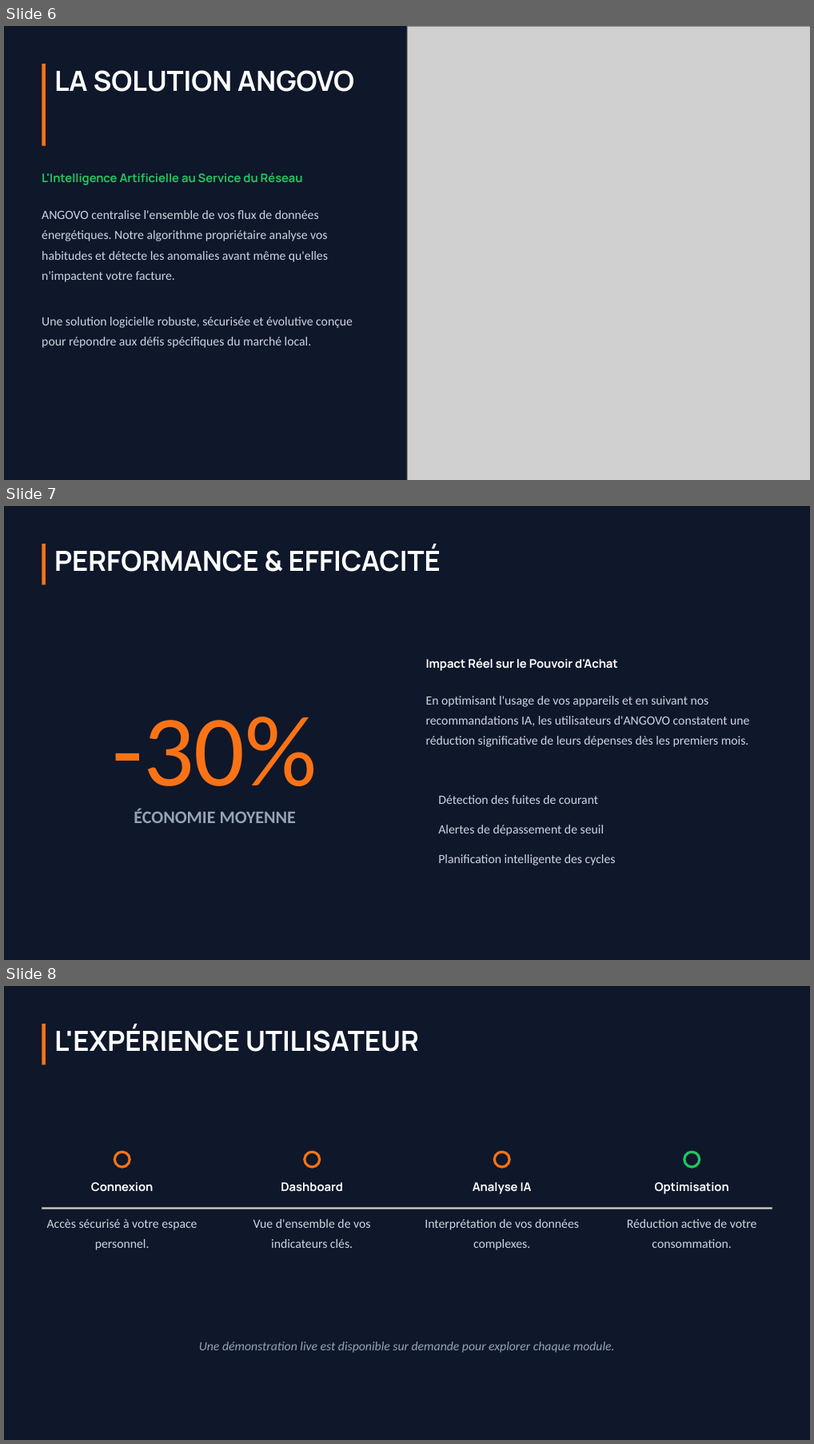
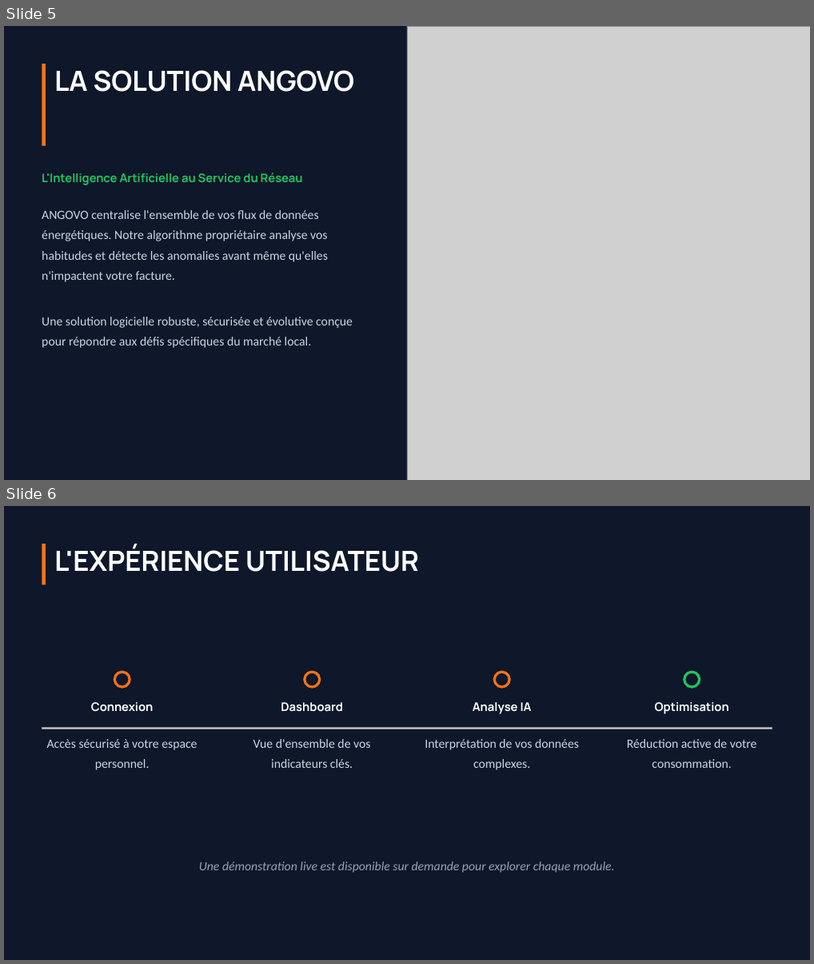
Before and after one commit to elizahajatiana1-star/ANGOVO, a slide deck: ANGOVO _Innovix.pptx. Shown one above the other, each under a label of ours: slides 6, 7 and 8 before the commit, slides 5 and 6 after it. The pictures are 814x1444 and 814x964 pixels, drawn with LibreOffice and Linux fonts; fonts in the diff are those of the drawing; grey boxes stand for pictures; background and template pictures are left out. Boxes give left, top, right and bottom in pixels: in the first picture for what was removed or moved away, otherwise in the second. Text is boxed around its words. In the diff, an @@ line names an element or a change of style, - is before the commit and + after.

```diff
--- a/ANGOVO _Innovix.pptx
+++ b/ANGOVO _Innovix.pptx
@@ slide 7 removed at [4,506,810,960], background picture (left out) @@
@@ rectangle removed at [42,544,45,584] @@
@@ text removed at [54,545,441,572] @@
-PERFORMANCE & EFFICACITÉ
@@ text removed at [426,658,618,671] @@
-Impact Réel sur le Pouvoir d'Achat
@@ text removed at [426,696,750,747] @@
-En optimisant l'usage de vos appareils et en suivant nos recommandations IA, les utilisateurs d'ANGOVO constatent une réduction significative de leurs dépenses dès les premiers mois.
@@ text removed at [113,716,318,808] @@
--30%
@@ text removed at [134,808,296,823] @@
-ÉCONOMIE MOYENNE
@@ text removed at [438,795,598,804] @@
-Détection des fuites de courant
@@ text removed at [438,824,604,836] @@
-Alertes de dépassement de seuil
@@ text removed at [438,854,616,865] @@
-Planification intelligente des cycles
@@ what was slide 6 is now slide 5 @@
@@ what was slide 8 is now slide 6 @@
```
Also in this commit, not shown: 2 other slides removed.
